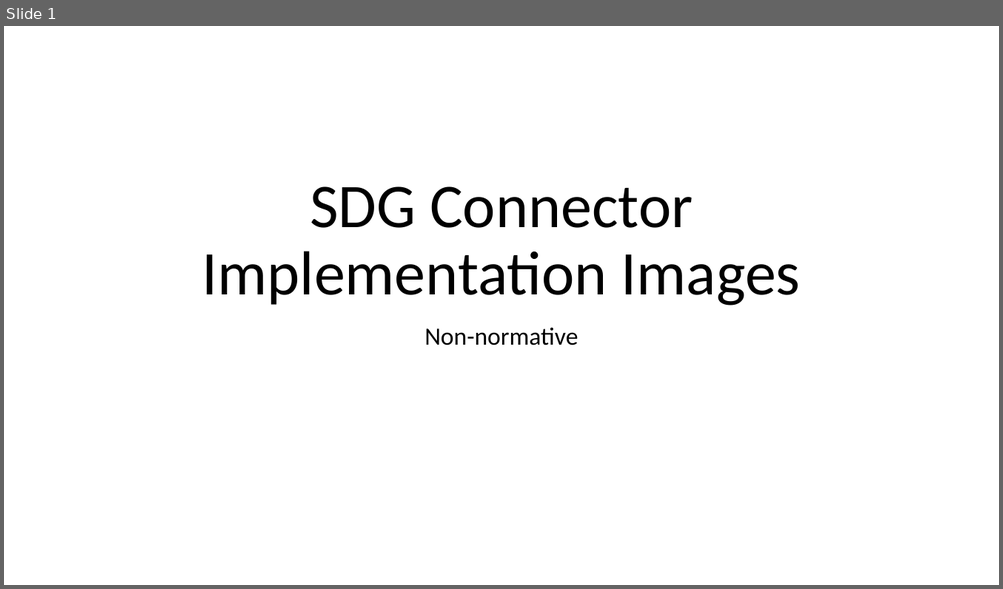
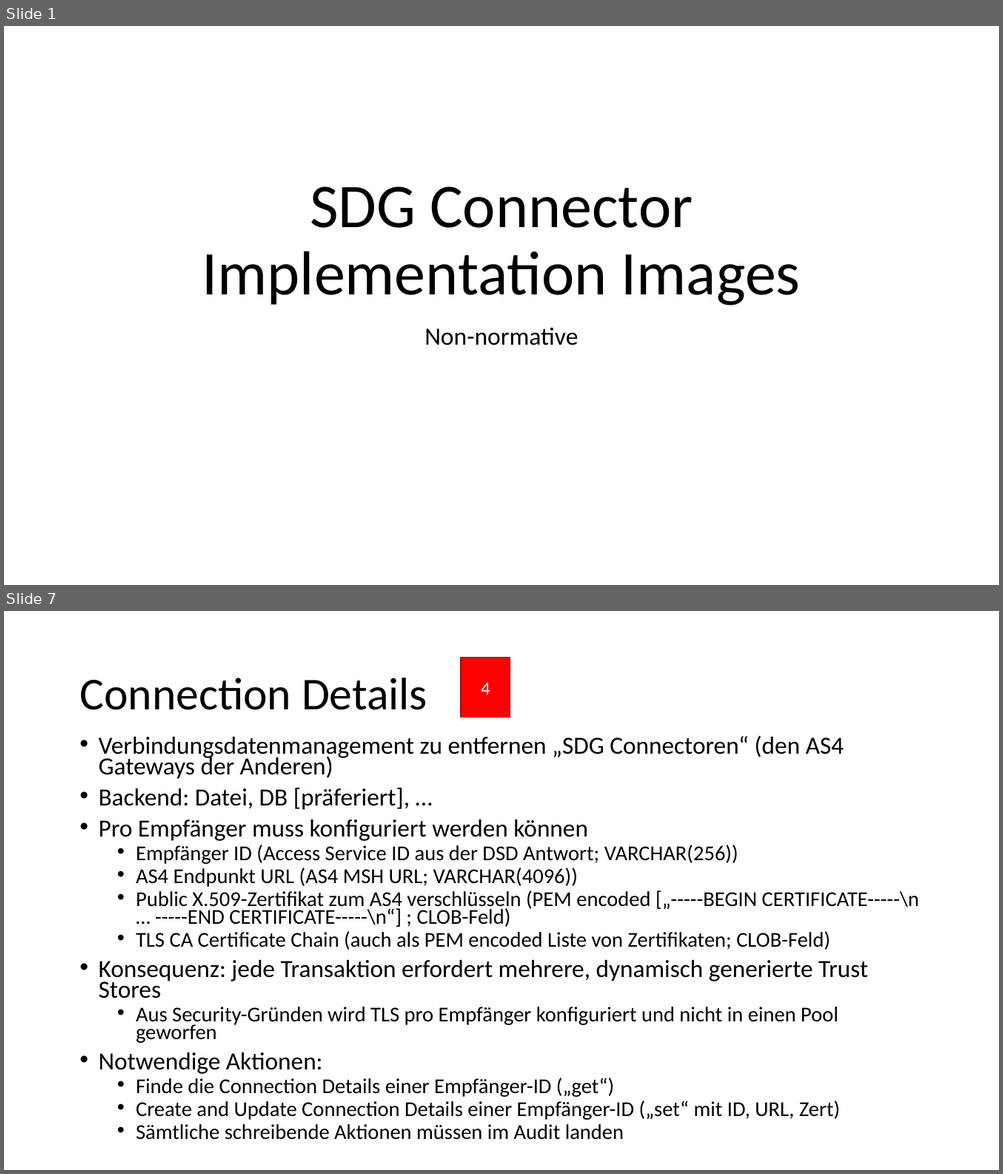
Before and after one commit to Governikus/SDG-shared-commons, a slide deck: docs/SDG Connector Implementation.pptx. Shown one above the other, each under a label of ours: slide 1 before the commit, slides 1 and 7 after it; the slides between them are not shown. The pictures are 1003x589 and 1003x1174 pixels, drawn with LibreOffice and Linux fonts; fonts in the diff are those of the drawing. Boxes give left, top, right and bottom in pixels: in the first picture for what was removed or moved away, otherwise in the second. Text is boxed around its words. In the diff, an @@ line names an element or a change of style, - is before the commit and + after.

```diff
--- a/docs/SDG Connector Implementation.pptx
+++ b/docs/SDG Connector Implementation.pptx
@@ slide 7 added at box(4, 611, 999, 1170), background #FFFFFF @@
@@ rectangle added at box(461, 658, 510, 717), fill #FF0000, outline #C00000 1 pt, 18 pt, text #FFFFFF @@
+4
@@ title added at box(79, 678, 427, 710), 44 pt, text #000000 @@
+Connection Details
@@ text added at box(99, 736, 919, 1140), 20.4 pt, text #000000 @@
+• Verbindungsdatenmanagement zu entfernen „SDG Connectoren“ (den AS4 Gateways der Anderen)
+• Backend: Datei, DB [präferiert], …
+• Pro Empfänger muss konfiguriert werden können
+  • Empfänger ID (Access Service ID aus der DSD Antwort; VARCHAR(256))
+  • AS4 Endpunkt URL (AS4 MSH URL; VARCHAR(4096))
+  • Public X.509-Zertifikat zum AS4 verschlüsseln (PEM encoded [„-----BEGIN CERTIFICATE-----\n … -----END CERTIFICATE-----\n“] ; CLOB-Feld)
+  • TLS CA Certificate Chain (auch als PEM encoded Liste von Zertifikaten; CLOB-Feld)
+• Konsequenz: jede Transaktion erfordert mehrere, dynamisch generierte Trust Stores
+  • Aus Security-Gründen wird TLS pro Empfänger konfiguriert und nicht in einen Pool geworfen
+• Notwendige Aktionen:
+  • Finde die Connection Details einer Empfänger-ID („get“)
+  • Create and Update Connection Details einer Empfänger-ID („set“ mit ID, URL, Zert)
+  • Sämtliche schreibende Aktionen müssen im Audit landen
```
Also in this commit, not shown: 1 slide changed, 6 other slides added.
